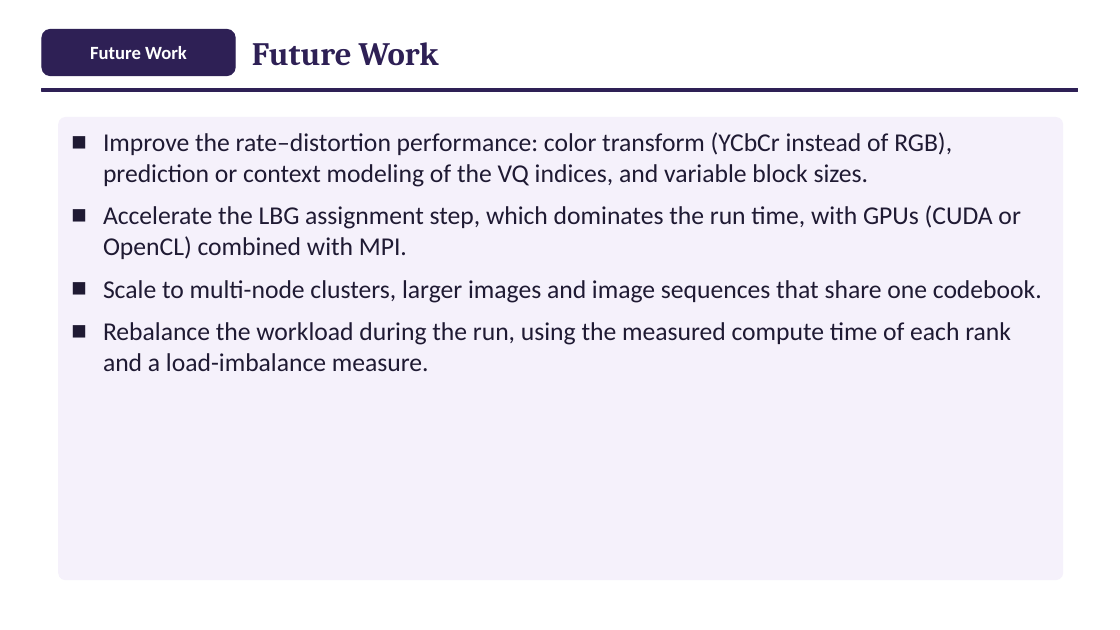
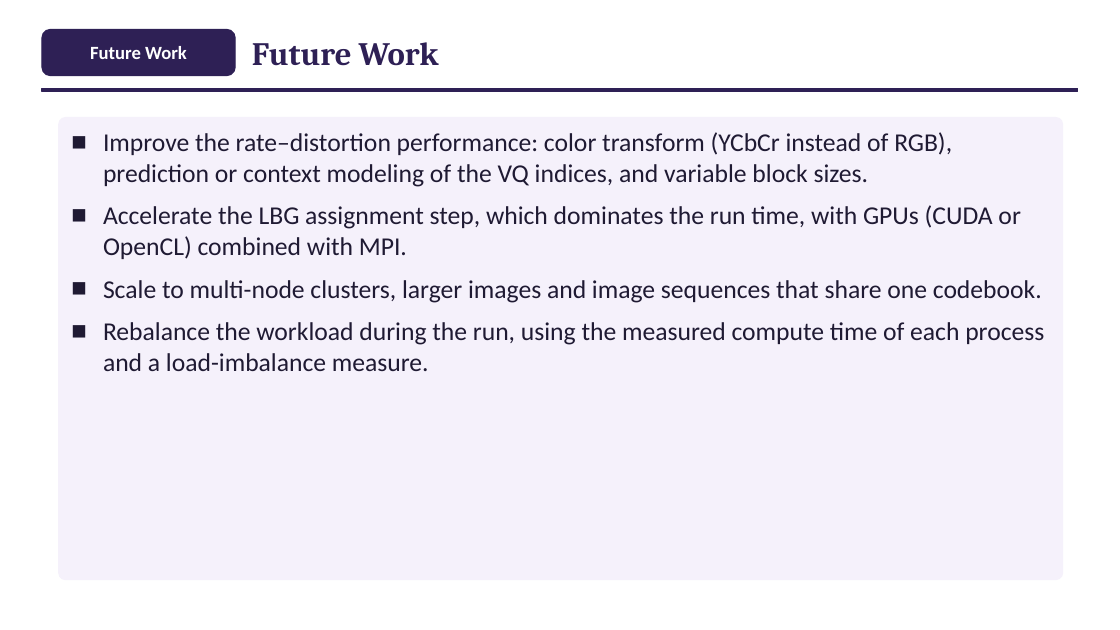
Before and after one commit to ibtihal-cpu/mihk, a slide deck: slide 34 of results/seminar/figs/Seminar_Ibtihal_FINAL.pptx. Drawn at 1120x630 pixels with LibreOffice and Linux fonts; fonts in the diff are those of the drawing. Boxes give left, top, right and bottom in pixels: in the first picture for what was removed or moved away, otherwise in the second. Text is boxed around its words. In the diff, an @@ line names an element or a change of style, - is before the commit and + after.

```diff
--- a/results/seminar/figs/Seminar_Ibtihal_FINAL.pptx
+++ b/results/seminar/figs/Seminar_Ibtihal_FINAL.pptx
@@ text at (x1=103, y1=322, x2=1044, y2=371): text changed @@
-■ Rebalance the workload during the run, using the measured compute time of each rank and a load-imbalance measure.
+■ Rebalance the workload during the run, using the measured compute time of each process and a load-imbalance measure.
```
Also in this commit, not shown: 7 other slides changed, 10 other files.
